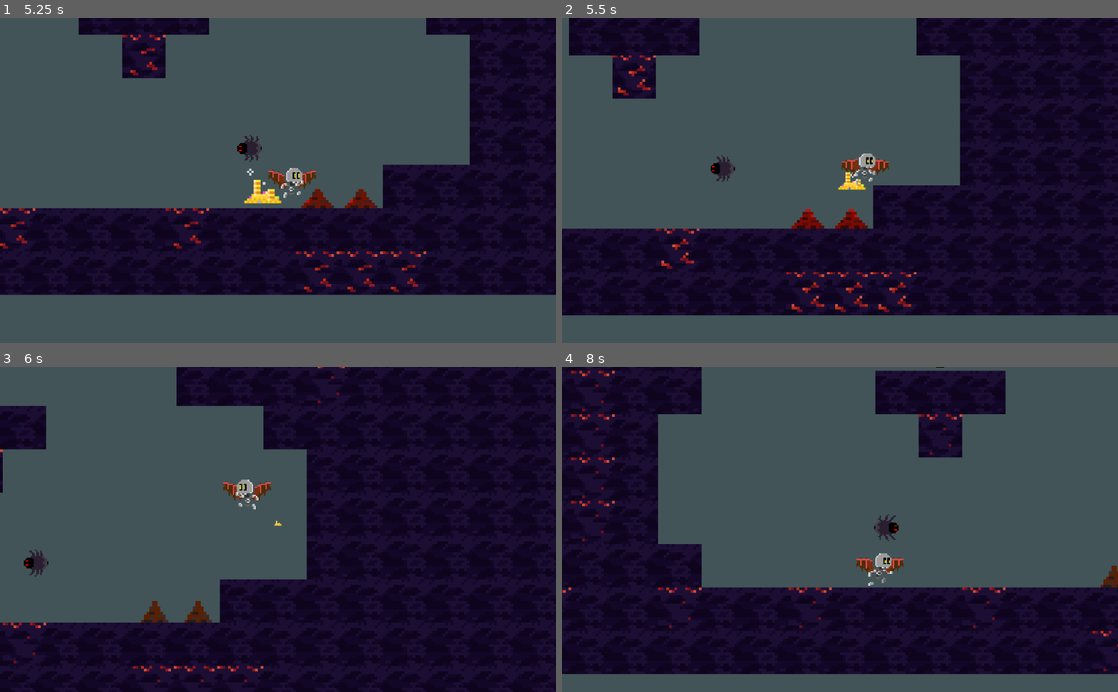
Above: before the commit, frames 1-4 (two rows, left to right).
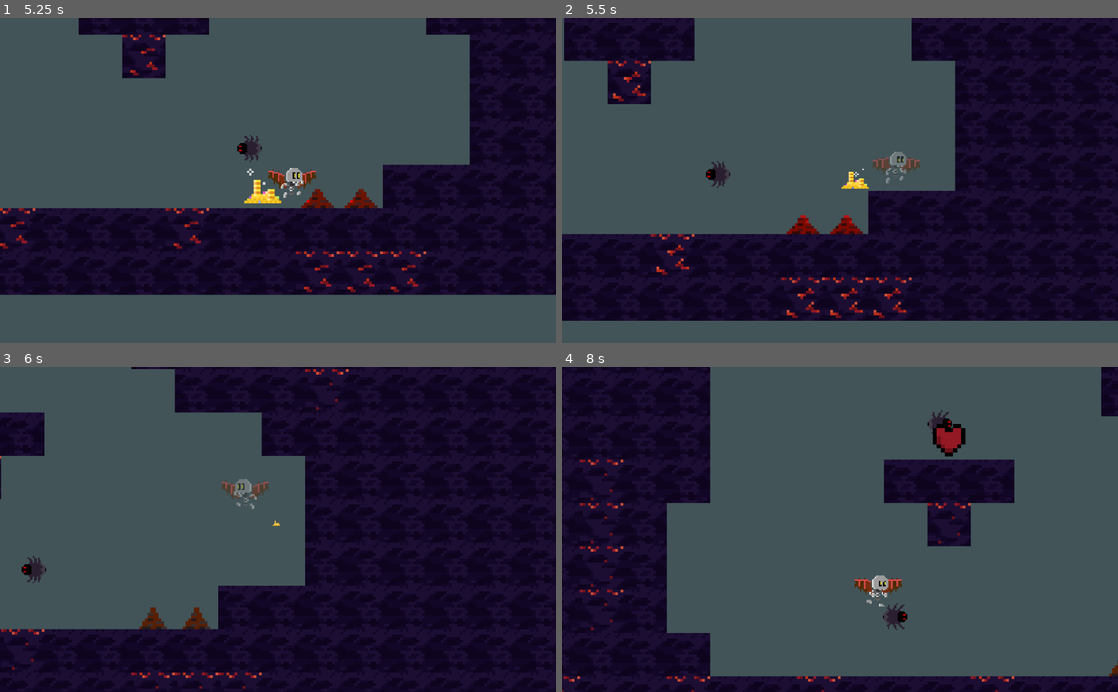
Above: after the commit, the same moments.

Repository: Max-Codes559/dragon-jump
Game: Godot game, scene res://scenes/redone_scene01.tscn
Two runs of this game, one before a commit and one after it. Both use one fixed random seed, a clock stepped at 60 frames per second and the inputs below.
Inputs (mouse positions are in pixels of both pictures, inside the frame that each line leads up to):
- Up to frame 1 (5.25 s): tap Enter at 0.5 s; move the mouse to (400, 164) at 0.52 s; hold D (right) 0.53-2.03 s; tap Shift (kick) at 0.6, 1.55, 2.1, 2.85, 4.35, 5.1 s; click (400, 164) at 0.67 s; tap Space (jump) at 0.77, 0.8, 1.07, 1.35, 1.52, 1.82, 2.3, 3.02, 3.32, 3.6, 3.77, 4.07, 4.52, 4.82 s; move the mouse to (166, 196) at 1.27 s; click (166, 196) at 1.42 s; move the mouse to (333, 109) at 2.02 s; hold A (left) 2.03-2.78 s; click (333, 109) at 2.17 s; move the mouse to (250, 245) at 2.77 s; hold D (right) 2.78-4.28 s; click (250, 245) at 2.92 s; move the mouse to (444, 229) at 3.52 s; click (444, 229) at 3.67 s; move the mouse to (111, 131) at 4.27 s; hold A (left) 4.28-5.03 s; click (111, 131) at 4.42 s; move the mouse to (305, 180) at 5.02 s; hold D (right) from 5.03 s (still down); click (305, 180) at 5.17 s
- Up to frame 2 (5.5 s): keep holding D (right); tap Space (jump) at 5.3 s
- Up to frame 3 (6 s): move the mouse to (194, 448) at 5.77 s; release D (right) at 5.78 s; hold A (left) from 5.78 s (still down); tap Space (jump) at 5.85 s; click (194, 448) at 5.92 s
- Up to frame 4 (8 s): tap Space (jump) at 6.02, 6.32, 6.77, 6.8, 7.07, 7.52, 7.82 s; tap Shift (kick) at 6.05, 6.6, 7.35 s; move the mouse to (962, 513) at 6.52 s; click (962, 513) at 6.67 s; move the mouse to (728, 545) at 7.27 s; release A (left) at 7.28 s; hold D (right) from 7.28 s (still down); click (728, 545) at 7.42 s

Frame 1 is identical in both runs. In frame 2, 7.2% of the frame differs, in the area x 0-100%, y 0-94%; in frame 3, 3.8%; in frame 4, 40%, in the area x 0-100%, y 0-100%.

Commit message:
Added knockback, short invincibilty when player is hit, and fading of player sprite when hit

Diff:
--- a/project.godot
+++ b/project.godot
@@ -13,10 +13,6 @@
 config/name="Dragon Jump V4"
 run/main_scene="res://scenes/redone_scene01.tscn"
 config/icon="res://assets/testing/icon.png"
-
-[display]
-
-window/size/fullscreen=true
 
 [importer_defaults]
 
@@ -68,6 +64,11 @@
 "events": [ Object(InputEventKey,"resource_local_to_scene":false,"resource_name":"","device":0,"alt":false,"shift":false,"control":false,"meta":false,"command":false,"pressed":false,"scancode":0,"physical_scancode":16777237,"unicode":0,"echo":false,"script":null)
  ]
 }
+MusicToggle={
+"deadzone": 0.5,
+"events": [ Object(InputEventKey,"resource_local_to_scene":false,"resource_name":"","device":0,"alt":false,"shift":false,"control":false,"meta":false,"command":false,"pressed":false,"scancode":77,"physical_scancode":0,"unicode":0,"echo":false,"script":null)
+ ]
+}
 
 [layer_names]
 
--- a/scenes/Player.tscn
+++ b/scenes/Player.tscn
@@ -125,7 +125,7 @@
 radius = 1.4
 
 [sub_resource type="RectangleShape2D" id=14]
-extents = Vector2( 10, 24 )
+extents = Vector2( 17, 24 )
 
 [node name="Player" type="KinematicBody2D"]
 position = Vector2( 0, -32 )
@@ -175,6 +175,10 @@
 wait_time = 0.03
 one_shot = true
 
+[node name="StunTimer" type="Timer" parent="."]
+wait_time = 0.3
+one_shot = true
+
 [node name="PlayerSound" type="AudioStreamPlayer2D" parent="."]
 
 [node name="PickupSound" type="AudioStreamPlayer2D" parent="."]
@@ -187,9 +191,10 @@
 monitorable = false
 
 [node name="CollisionShape2D" type="CollisionShape2D" parent="KickBox"]
-position = Vector2( 18, 8 )
+position = Vector2( 25, 8 )
 shape = SubResource( 14 )
 
 [connection signal="animation_finished" from="AnimationPlayer" to="." method="_on_AnimationPlayer_animation_finished"]
 [connection signal="animation_started" from="AnimationPlayer" to="." method="_on_AnimationPlayer_animation_started"]
 [connection signal="area_entered" from="PlayerHitBox" to="." method="_on_PlayerHitBox_area_entered"]
+[connection signal="timeout" from="StunTimer" to="." method="_on_StunTimer_timeout"]
--- a/scenes/redone_scene01.tscn
+++ b/scenes/redone_scene01.tscn
@@ -89,6 +89,10 @@
 scale = Vector2( 0.5, 0.5 )
 script = ExtResource( 8 )
 
+[node name="GraceTimer" type="Timer" parent="."]
+wait_time = 1.5
+one_shot = true
+
 [node name="TempSkyBox" type="ColorRect" parent="."]
 margin_left = -10416.0
 margin_top = -8464.0
@@ -589,8 +593,8 @@
 stream = ExtResource( 11 )
 volume_db = -6.0
 script = ExtResource( 12 )
-PlayMusic = false
 
 [connection signal="add_to_timer" from="." to="CountDown" method="_on_Main_add_to_timer"]
 [connection signal="health_changed" from="." to="Camera2D/HUD" method="_on_Main_health_changed"]
+[connection signal="timeout" from="GraceTimer" to="." method="_on_GraceTimer_timeout"]
 [connection signal="timeout" from="CountDown" to="CountDown" method="_on_CountDown_timeout"]
--- a/scripts/HealthItem.gd
+++ b/scripts/HealthItem.gd
@@ -5,5 +5,5 @@
 func _on_Area2D_area_entered(area):
 	if Main.player_health < 3:
 		if area.name == "PlayerHitBox":
-			Main.player_damaged(1, "health")
+			Main.player_damaged(1, "health", Vector2.ZERO)
 			queue_free()
--- a/scripts/Hell Spider.gd
+++ b/scripts/Hell Spider.gd
@@ -139,7 +139,7 @@
 
 func _on_AttBox_area_entered(area):
 	if IsExploding == false and area.name == "PlayerHitBox":
-		Main.player_damaged(1, "enemy")
+		Main.player_damaged(1, "enemy", global_position)
 
 func _on_AnimationPlayer_animation_finished(anim_name):
 	if anim_name == "explode":
--- a/scripts/Menu.gd
+++ b/scripts/Menu.gd
@@ -1,6 +1,10 @@
 extends Node2D
 
-var MusicOn = true
+onready var LevelMusic = get_node("../../Player/LevelMusic")
+onready var MusicToggle = $MusicToggle
+
+func _ready():
+	MusicToggle.set_pressed_no_signal(LevelMusic.MusicOn)
 
 func _on_RestartButton_pressed():
 	get_tree().paused = false
@@ -20,8 +24,9 @@
 			get_tree().paused = false
 			queue_free()
 
-
-
 func _on_MusicToggle_toggled(button_pressed):
 	if button_pressed == true:
-		MusicOn = true
+		LevelMusic.MusicOn = true
+	elif button_pressed == false:
+		LevelMusic.MusicOn = false
+		LevelMusic.stop()
--- a/scripts/MusicPlayer.gd
+++ b/scripts/MusicPlayer.gd
@@ -1,7 +1,7 @@
 extends AudioStreamPlayer
 
-export var PlayMusic = true
+var MusicOn = true
 
 func _process(_delta):
-	if self.playing == false and PlayMusic == true:
+	if self.playing == false and MusicOn == true:
 		self.play()
--- a/scripts/Player.gd
+++ b/scripts/Player.gd
@@ -9,13 +9,15 @@
 onready var KickBox = $KickBox
 onready var KickBoxShape = $KickBox/CollisionShape2D
 onready var CoyoteTimer = $CoyoteTimer
+onready var StunTimer = $StunTimer
 onready var PlayerSound = $PlayerSound
 onready var PickupSound = $PickupSound
 
-var JumpSound = preload("res://assets/sounds/Retro FootStep 03.wav")
-var TreasureSound = preload("res://assets/sounds/Retro PickUp Coin 07.wav")
-var HealthSound = preload("res://assets/sounds/Retro PickUp 18.wav")
+const JumpSound = preload("res://assets/sounds/Retro FootStep 03.wav")
+const TreasureSound = preload("res://assets/sounds/Retro PickUp Coin 07.wav")
+const HealthSound = preload("res://assets/sounds/Retro PickUp 18.wav")
 #Impact and explosion are both played from spider
+var stunned = false
 const up = Vector2(0, -1)
 var motion = Vector2()
 export(int, 1, 20) var Speed = 1
@@ -31,7 +33,6 @@
 var DashGraceTime = 0.3
 
 var Kicking = false
-#set true and false with animation
 
 export var gravity = 15
 var DefMFS = 300
@@ -43,6 +44,22 @@
 var Gliding = false
 var IsFalling = false
 var IsJumping = false
+
+func knockback(direction):
+	var KnockbackD = global_position - direction
+	KnockbackD = KnockbackD.normalized()
+	motion = KnockbackD * 700
+
+func grace(start_end, direction):
+	if start_end == "start":
+		sprite.modulate = Color(1, 1, 1, 0.5)
+		StunTimer.start()
+		stunned = true
+		sprite.frame = 4
+		knockback(direction)
+
+	if start_end == "end":
+		sprite.modulate = Color(1, 1, 1, 1)
 
 func dash():
 	if DashingInv == false and Kicking == false:
@@ -104,8 +121,7 @@
 
 		Kicking = false
 		KickBox.monitorable = false
-		print("Kick ended")
-		print(Kicking)
+
 func falling(delta):
 	if DashingMove == false and CoyoteTimer.is_stopped():
 		motion.y += gravity * delta * 53
@@ -114,30 +130,39 @@
 			#maxes out fall speed at MaxFallSpeed
 func walking(delta):
 	#enables built in movement function
-	if Input.is_action_pressed("left") and DashingMove == false:
-		motion.x = lerp(motion.x, -MaxSpeed * delta, 0.2)
-		sprite.flip_h = true
-		if is_on_floor() == true:
-			animation.queue("Walking")
-			animation.playback_speed = abs(motion.x/150)
-	elif Input.is_action_pressed("right") and DashingMove == false:
-		motion.x = lerp(motion.x, MaxSpeed * delta, 0.2)
-		sprite.flip_h = false
-		if is_on_floor() == true:
-			animation.queue("Walking")
-			animation.playback_speed = abs(motion.x/150)
-	else:
+	if stunned == false:
+		if Input.is_action_pressed("left") and DashingMove == false:
+			motion.x = lerp(motion.x, -MaxSpeed * delta, 0.2)
+			sprite.flip_h = true
+			if is_on_floor() == true:
+				animation.queue("Walking")
+				animation.playback_speed = abs(motion.x/150)
+		elif Input.is_action_pressed("right") and DashingMove == false:
+			motion.x = lerp(motion.x, MaxSpeed * delta, 0.2)
+			sprite.flip_h = false
+			if is_on_floor() == true:
+				animation.queue("Walking")
+				animation.playback_speed = abs(motion.x/150)
+		else:
+			animation.playback_speed = 1
+			if is_on_floor() == true:
+				 motion.x = lerp(motion.x, 0, 0.5)
+				#friction
+			elif is_on_floor() == false:
+				motion.x = lerp(motion.x, 0, 0.025)
+		if Input.is_action_just_released("left") or Input.is_action_just_released("right"):
+			if animation.current_animation == "Walking":
+				animation.stop()
+				sprite.frame = 0
+	elif stunned == true:
+		animation.stop()
+		sprite.frame = 4
 		animation.playback_speed = 1
 		if is_on_floor() == true:
-			 motion.x = lerp(motion.x, 0, 0.5)
-			#friction
+			 motion.x = lerp(motion.x, 0, 0.025)
+			#friction while stunned = less
 		elif is_on_floor() == false:
 			motion.x = lerp(motion.x, 0, 0.025)
-
-	if Input.is_action_just_released("left") or Input.is_action_just_released("right"):
-		if animation.current_animation == "Walking":
-			animation.stop()
-			sprite.frame = 0
 			#air resistance
 		#basic walking
 func floor_reset():
@@ -154,6 +179,9 @@
 		Gliding = false
 		sprite.frame = 0
 
+func _ready():
+	Main.connect("hurt_grace", self, "grace")
+
 func _physics_process(delta):
 	var was_on_floor = is_on_floor()
 	motion = move_and_slide(motion, up)
@@ -173,21 +201,33 @@
 		floor_reset()
 
 func _input(event):
-	if Input.is_action_just_pressed("jump"):
-		jump()
-		if jumps == 0 and CanGlide == true:
-			if MaxFallSpeed == DefMFS:
-				glide()
-			elif MaxFallSpeed == GlideSpeed:
-				MaxFallSpeed = DefMFS
-				animation.stop()
-				#jump/glide
-	if Input.is_action_just_released("jump") and jumps == 0:
-				CanGlide = true
-				print("CanGlide true")
-				#enables glide
-	if Input.is_action_just_pressed("kick"):
-		kick()
+	if stunned == false:
+		if Input.is_action_just_pressed("jump"):
+			jump()
+			if jumps == 0 and CanGlide == true:
+				if MaxFallSpeed == DefMFS:
+					glide()
+				elif MaxFallSpeed == GlideSpeed:
+					MaxFallSpeed = DefMFS
+					animation.stop()
+					#jump/glide
+		if Input.is_action_just_released("jump") and jumps == 0:
+					CanGlide = true
+					#enables glide
+		if Input.is_action_just_pressed("kick"):
+			kick()
+		if event is InputEventMouseButton:
+			if event.button_index == BUTTON_LEFT and event.pressed:
+				if Dashes > 0:
+					dash()
+					#Dash
+		if event is InputEventMouseButton:
+			if event.button_index == BUTTON_RIGHT and event.pressed:
+				if MaxFallSpeed == DefMFS:
+					glide()
+				elif MaxFallSpeed == GlideSpeed:
+					MaxFallSpeed = DefMFS
+					animation.stop()
 
 	if event is InputEventKey:
 		if event.pressed and event.scancode == KEY_ESCAPE and not CameraM.has_node("Menu"):
@@ -196,18 +236,6 @@
 			CameraM.add_child(ActMenu)
 			print("menu opened")
 		#Menu
-	if event is InputEventMouseButton:
-		if event.button_index == BUTTON_LEFT and event.pressed:
-			if Dashes > 0:
-				dash()
-				#Dash
-	if event is InputEventMouseButton:
-		if event.button_index == BUTTON_RIGHT and event.pressed:
-			if MaxFallSpeed == DefMFS:
-				glide()
-			elif MaxFallSpeed == GlideSpeed:
-				MaxFallSpeed = DefMFS
-				animation.stop()
 
 func _on_AnimationPlayer_animation_started(anim_name):
 	if anim_name == "Dash":
@@ -229,3 +257,7 @@
 	if area.name == "HealthPU" and Main.player_health < 3:
 		PickupSound.stream = HealthSound
 		PickupSound.playing = true
+
+func _on_StunTimer_timeout():
+	stunned = false
+	sprite.frame = 0
--- a/scripts/Spikes.gd
+++ b/scripts/Spikes.gd
@@ -4,5 +4,4 @@
 
 func _on_AttBox_area_entered(area):
 	if area.name == "PlayerHitBox":
-		Main.player_damaged(1, "spike")
-	print("Spike hit")
+		Main.player_damaged(1, "spike", global_position)
--- a/scripts/main.gd
+++ b/scripts/main.gd
@@ -2,9 +2,11 @@
 
 signal add_to_timer(time)
 signal health_changed(new_health)
+signal hurt_grace(start_end, direction)
 
 const VictoryScreen = preload("res://scenes/Victory.tscn")
 
+onready var GraceTimer = $GraceTimer
 onready var CameraM = $Camera2D
 onready var spiders = get_tree().get_nodes_in_group("spiders")
 onready var treasure = get_tree().get_nodes_in_group("treasure")
@@ -35,13 +37,19 @@
 	bonus_time(5)
 	#activates when spider sends spider_died
 
-func player_damaged(damage, cause):
-	if cause == "enemy" and Player.DashingInv == false:
-		player_health -= damage
+func player_damaged(damage, cause, direction):
+	var player_prehealth = player_health
+	if GraceTimer.time_left == 0:
+		if cause == "enemy" and Player.DashingInv == false and Player.Kicking == false:
+			player_health -= damage
 
-	if cause == "spike":
-		player_health -= damage
+		if cause == "spike":
+			player_health -= damage
 
+		if player_health < player_prehealth:
+			GraceTimer.start()
+			print("grace timer started")
+			emit_signal("hurt_grace", "start", direction)
 	if cause == "health":
 		player_health += damage
 
@@ -53,6 +61,7 @@
 
 	emit_signal("health_changed", player_health)
 
+
 func player_death():
 	get_tree().reload_current_scene()
 
@@ -63,3 +72,6 @@
 func _ready():
 	connect_to_spiders()
 	connect_to_treasure()
+
+func _on_GraceTimer_timeout():
+	emit_signal("hurt_grace", "end", Vector2.ZERO)
